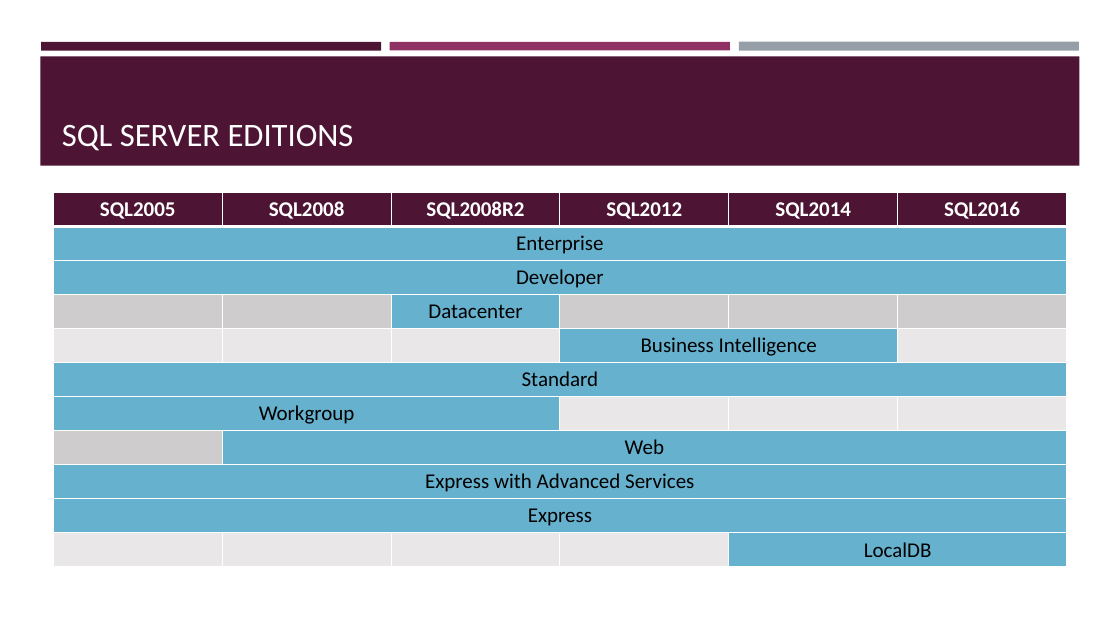
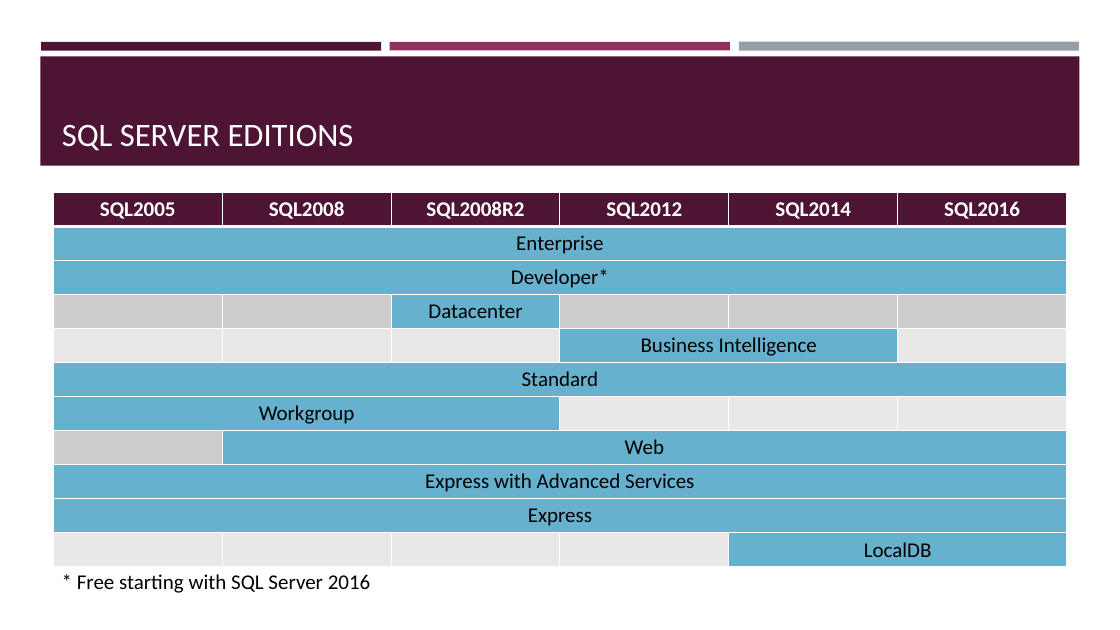
Before and after one commit to sqltran/SevenAwesomeSQLFeatures, a slide deck: slide 2 of AwesomeFreeSQLServerFeatures.pptx. Drawn at 1120x630 pixels with LibreOffice and Linux fonts; fonts in the diff are those of the drawing. Boxes give left, top, right and bottom in pixels: in the first picture for what was removed or moved away, otherwise in the second. Text is boxed around its words. In the diff, an @@ line names an element or a change of style, - is before the commit and + after.

Commit message:
Developer Edition is free; differentiation by scale, not by feature.

```diff
--- a/AwesomeFreeSQLServerFeatures.pptx
+++ b/AwesomeFreeSQLServerFeatures.pptx
@@ table at (x1=54, y1=192, x2=1067, y2=565) @@
-row 3, column 1: Developer
+row 3, column 1: Developer*
@@ text added at (x1=77, y1=574, x2=371, y2=593), 18 pt, text #000000 @@
+* Free starting with SQL Server 2016
```
Also in this commit, not shown: 2 other slides changed.
